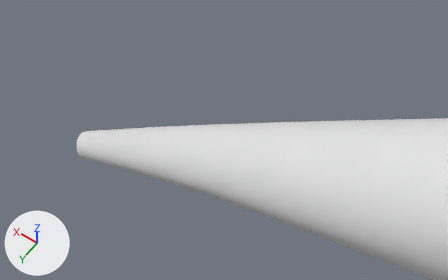
The Blender file mavis.blend, before and after one commit.
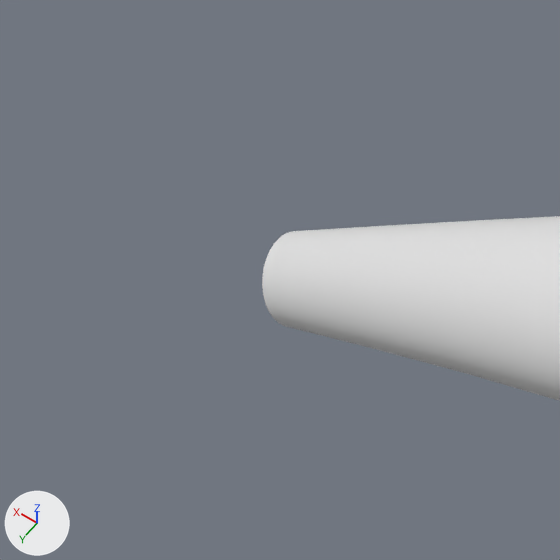
There are two pictures of each version: one from a camera (50 mm lens) standing at (0.34, 0.357, 2.403) and looking at (0.686, -0.127, 1.642), one close up on the part from 0% to 36% of the width and 23% to 81% of the height. The axes (+X, +Y, +Z) are drawn at lower left. The lights are the same throughout. The close-ups show mesh edges as thin lines.

The older version as bpy lines, for what is in view:
```python
me_roundcube = bpy.data.meshes.new('Roundcube')
me_roundcube.from_pydata(...)  # 621 vertices, 584 faces; spans x 0.0..0.84, y -0.27..0.22, z 0.25..2.73
me_roundcube.polygons.foreach_set('use_smooth', [True] * 584)
ob_roundcube = bpy.data.objects.new('Roundcube', me_roundcube)
ob_roundcube.location = (0.0, 0.0, 0.0)
_m = ob_roundcube.modifiers.new('Mirror', 'MIRROR')
_m = ob_roundcube.modifiers.new('Subdivision', 'SUBSURF')
_m.levels = 3
_m.render_levels = 3
```
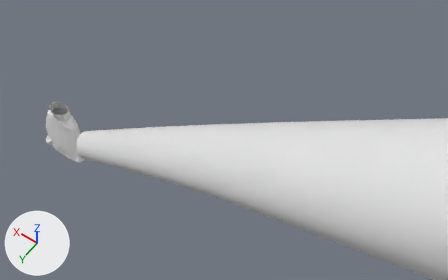
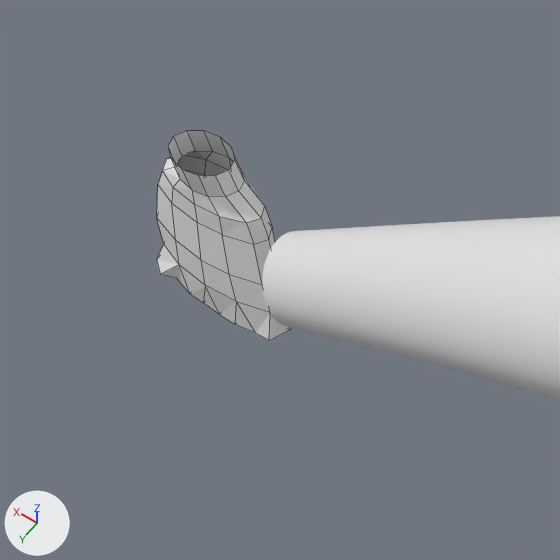
What the commit changed:
Mesh me_cylinder is new.
It has 97 vertices, 92 faces and spans x 0.8552..0.9348, y -0.0108..0.0255, z 1.6072..1.6965.
Object 'Cylinder' (ob_cylinder) is new; it shows me_cylinder.
Its location is (0.0, 0.0, 0.0).

What differs and where, as boxes [x1, y1, x2, y2] in the close-ups (560 x 560 px):
'Cylinder', added: after [157, 130, 291, 340]
